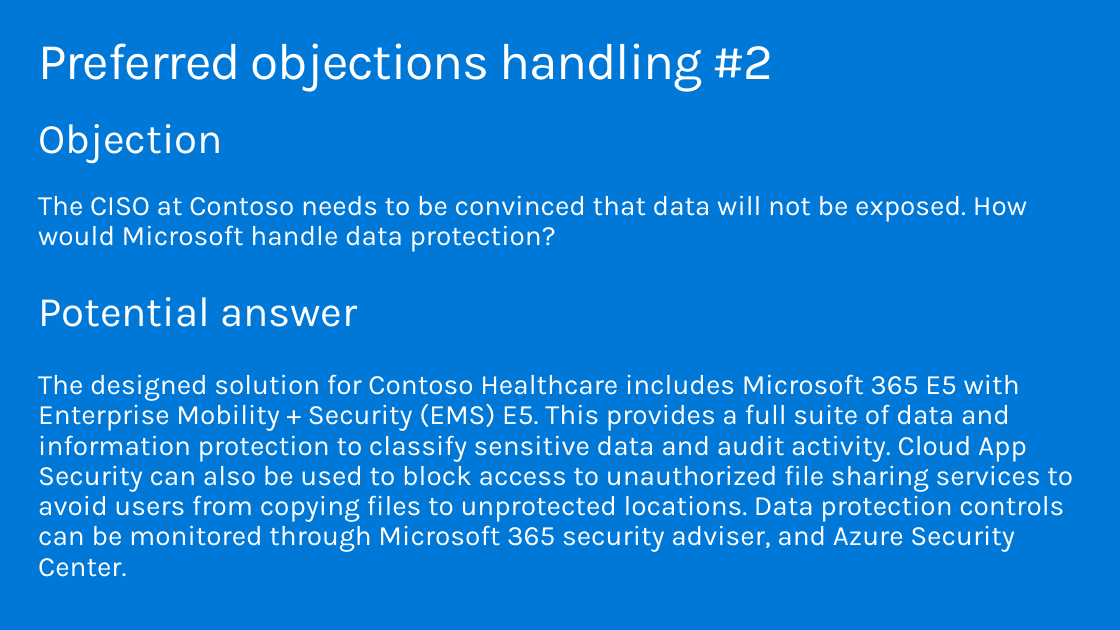
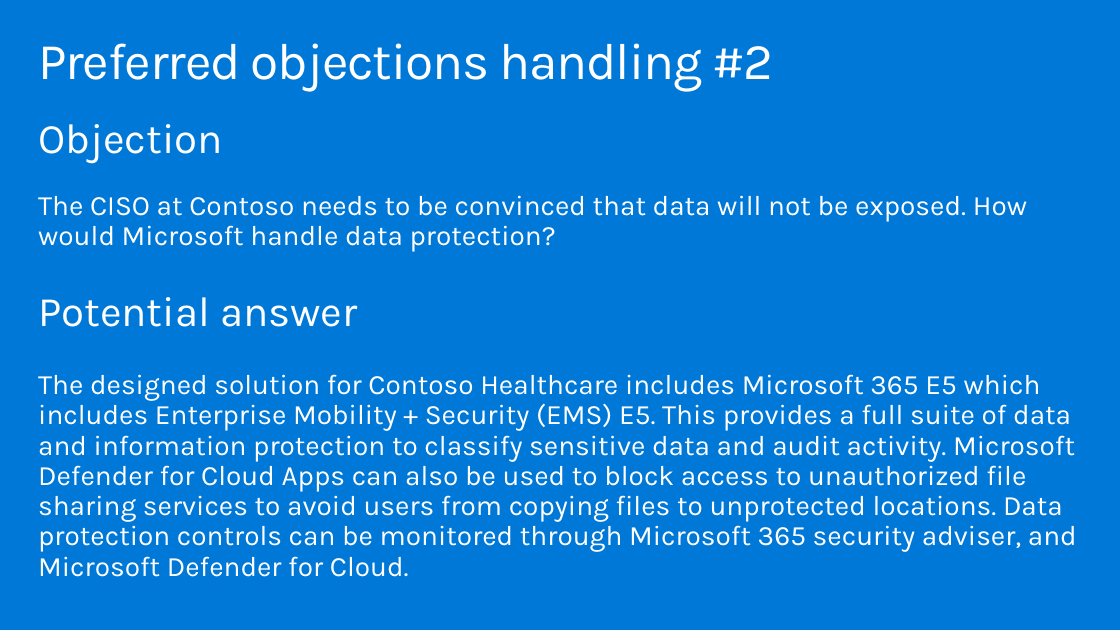
Before and after one commit to tobiasrademacher/MCW-Implementing-Azure-Virtual-Desktop-in-the-enterprise, a slide deck: slide 29 of Whiteboard design session/WDS trainer presentation - Implementing Azure Virtual Desktop in the enterprise.pptx. Drawn at 1120x630 pixels with LibreOffice and Linux fonts; fonts in the diff are those of the drawing. Boxes give left, top, right and bottom in pixels: in the first picture for what was removed or moved away, otherwise in the second. Text is boxed around its words. In the diff, an @@ line names an element or a change of style, - is before the commit and + after.

```diff
--- a/Whiteboard design session/WDS trainer presentation - Implementing Azure Virtual Desktop in the enterprise.pptx
+++ b/Whiteboard design session/WDS trainer presentation - Implementing Azure Virtual Desktop in the enterprise.pptx
@@ text at bbox=[38, 374, 1077, 577]: text changed @@
-The designed solution for Contoso Healthcare includes Microsoft 365 E5 with Enterprise Mobility + Security (EMS) E5. This provides a full suite of data and information protection to classify sensitive data and audit activity. Cloud App Security can also be used to block access to unauthorized file sharing services to avoid users from copying files to unprotected locations. Data protection controls can be monitored through Microsoft 365 security adviser, and Azure Security Center.
+The designed solution for Contoso Healthcare includes Microsoft 365 E5 which includes Enterprise Mobility + Security (EMS) E5. This provides a full suite of data and information protection to classify sensitive data and audit activity. Microsoft Defender for Cloud Apps can also be used to block access to unauthorized file sharing services to avoid users from copying files to unprotected locations. Data protection controls can be monitored through Microsoft 365 security adviser, and Microsoft Defender for Cloud.
```
Also in this commit, not shown: 6 other slides changed, 3 other files.
